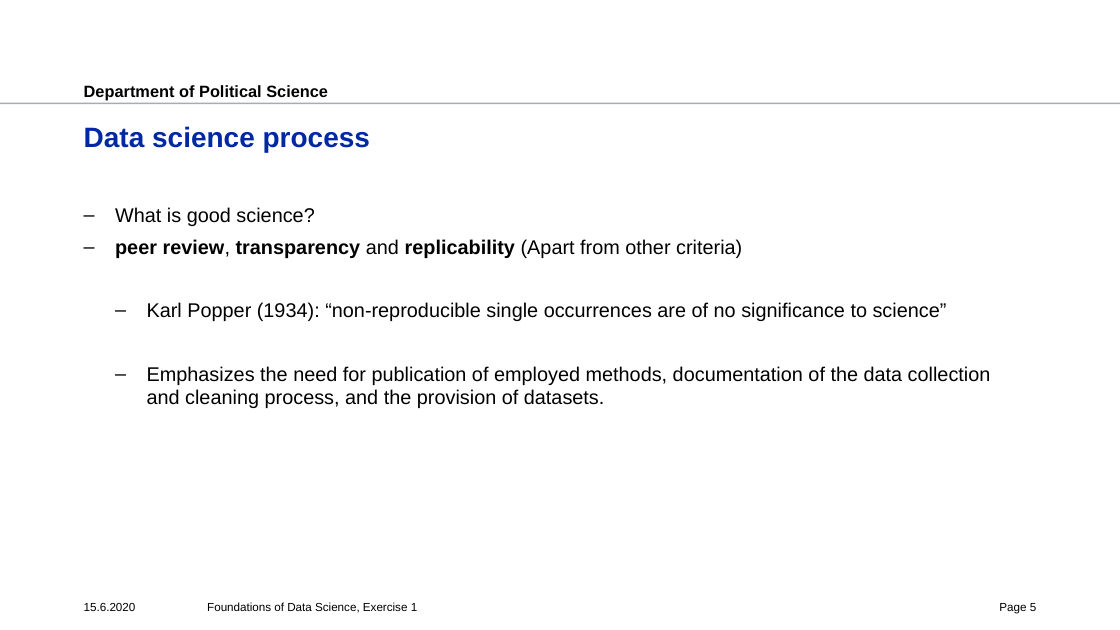
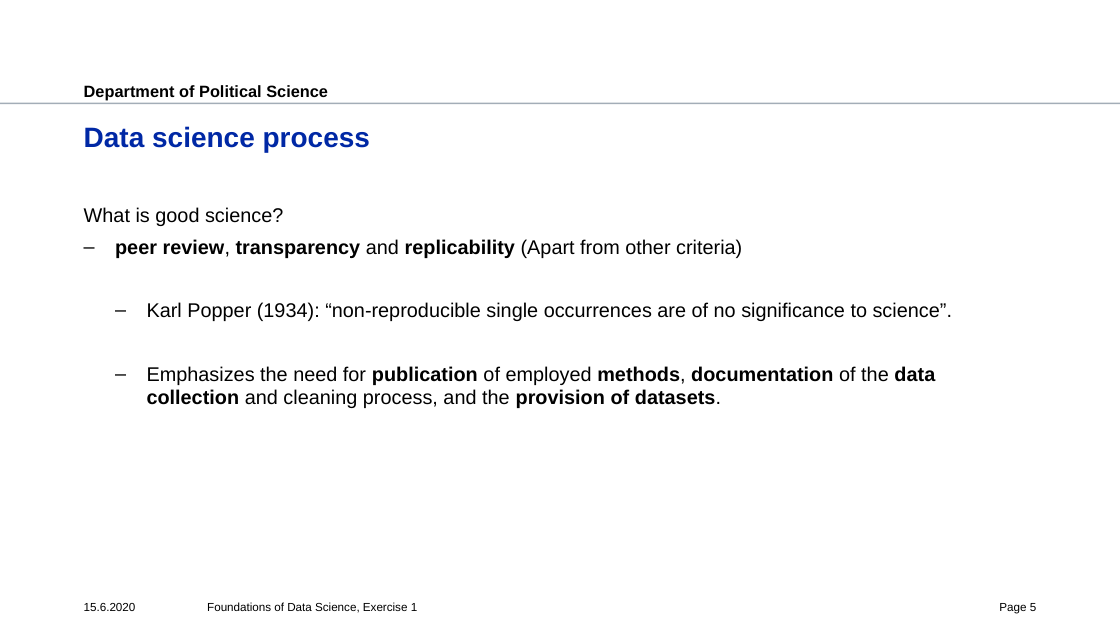
Before and after one commit to polianchykova/fds-2020-exercise, a slide deck: slide 5 of ex1/ex1.pptx. Drawn at 1120x630 pixels with LibreOffice and Linux fonts; fonts in the diff are those of the drawing; background and template pictures are left out. Boxes give left, top, right and bottom in pixels: in the first picture for what was removed or moved away, otherwise in the second. Text is boxed around its words. In the diff, an @@ line names an element or a change of style, - is before the commit and + after.

```diff
--- a/ex1/ex1.pptx
+++ b/ex1/ex1.pptx
@@ text at (84, 207, 935, 408): bold on in "publication methods, documentation data collection provision ..."; bullet – to none @@
@@ text at (147, 302, 952, 321): text changed @@
-  – Karl Popper (1934): “non-reproducible single occurrences are of no significance to science”
+  – Karl Popper (1934): “non-reproducible single occurrences are of no significance to science”.
```
Also in this commit, not shown: 6 other slides changed, 3 other files.
